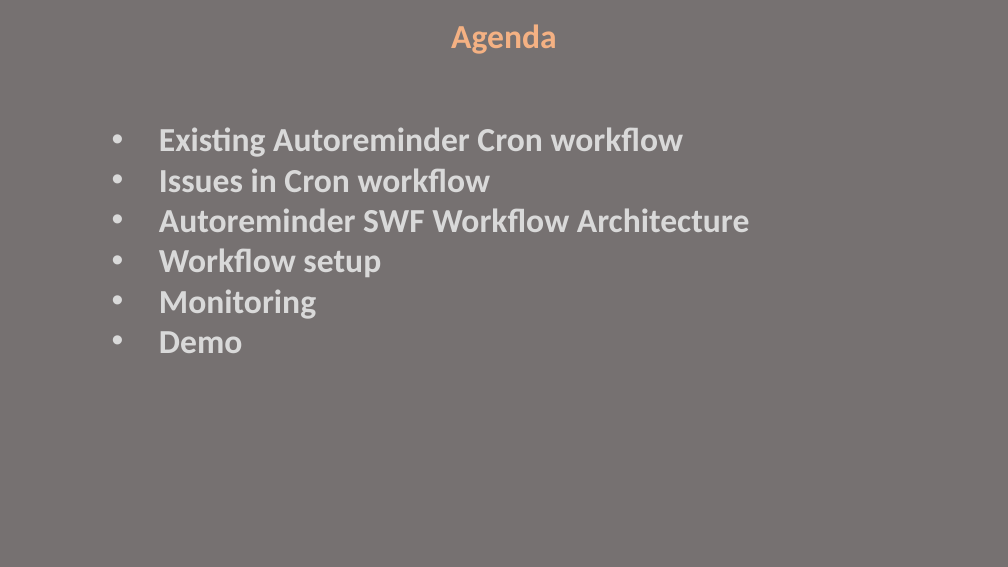
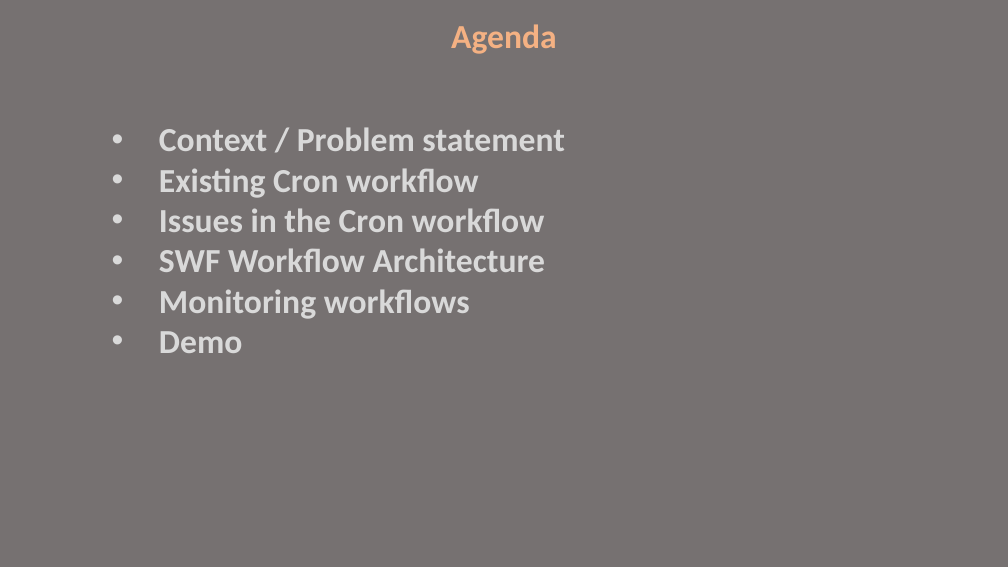
Before and after one commit to syedimranbasha/simpleworkflowservice, a slide deck: slide 2 of Architecture - RootConf.pptx. Drawn at 1008x567 pixels with LibreOffice and Linux fonts; fonts in the diff are those of the drawing. Boxes give left, top, right and bottom in pixels: in the first picture for what was removed or moved away, otherwise in the second. Text is boxed around its words. In the diff, an @@ line names an element or a change of style, - is before the commit and + after.

```diff
--- a/Architecture - RootConf.pptx
+++ b/Architecture - RootConf.pptx
@@ text at [159, 127, 564, 319]: text changed @@
-• Existing Autoreminder Cron workflow
-• Issues in Cron workflow
-• Autoreminder SWF Workflow Architecture
-• Workflow setup
-• Monitoring
+• Context / Problem statement
+• Existing Cron workflow
+• Issues in the Cron workflow
+• SWF Workflow Architecture
+• Monitoring workflows
```
Also in this commit, not shown: 7 other slides changed, 2 slides added, 2 slides removed.
